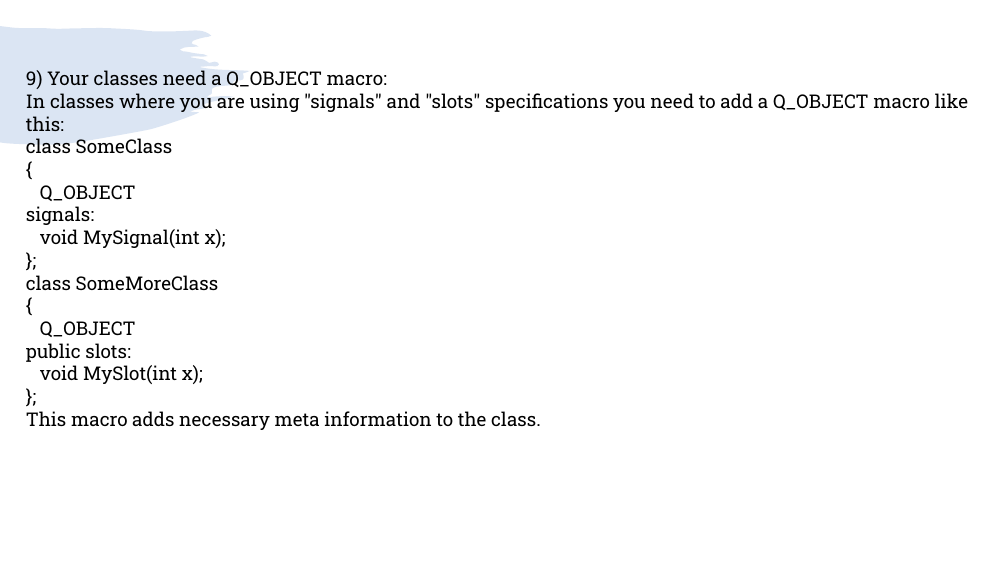
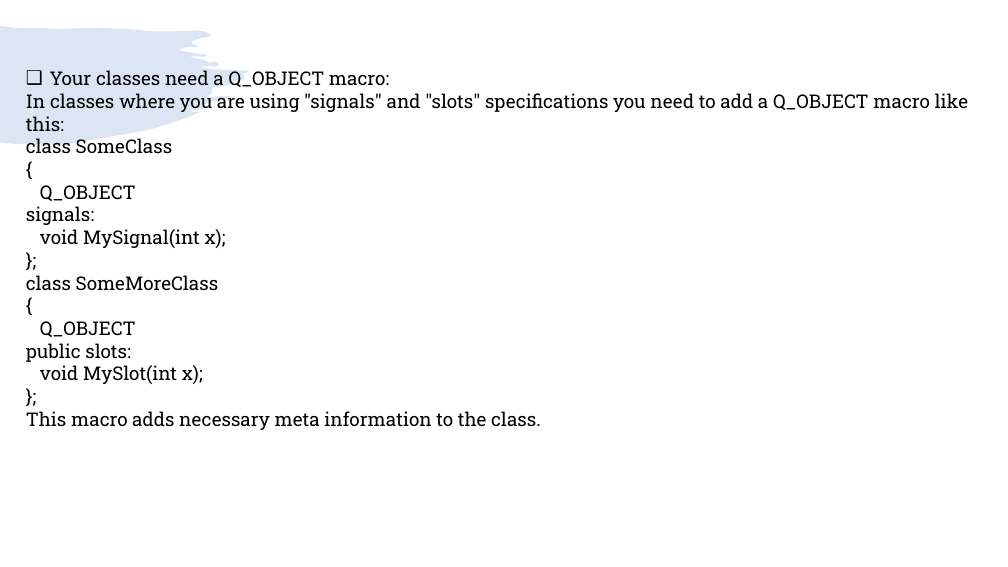
Before and after one commit to girishlande/QtProjects, a slide deck: slide 8 of learnings.pptx (slide 9 before the commit). Drawn at 1008x567 pixels with LibreOffice and Linux fonts; fonts in the diff are those of the drawing. Boxes give left, top, right and bottom in pixels: in the first picture for what was removed or moved away, otherwise in the second. Text is boxed around its words. In the diff, an @@ line names an element or a change of style, - is before the commit and + after.

```diff
--- a/learnings.pptx
+++ b/learnings.pptx
@@ text at [50,70,389,87]: text changed @@
-9) Your classes need a Q_OBJECT macro:
+❑ Your classes need a Q_OBJECT macro:
```
Also in this commit, not shown: 3 other slides changed, 3 slides added, 4 slides removed.
